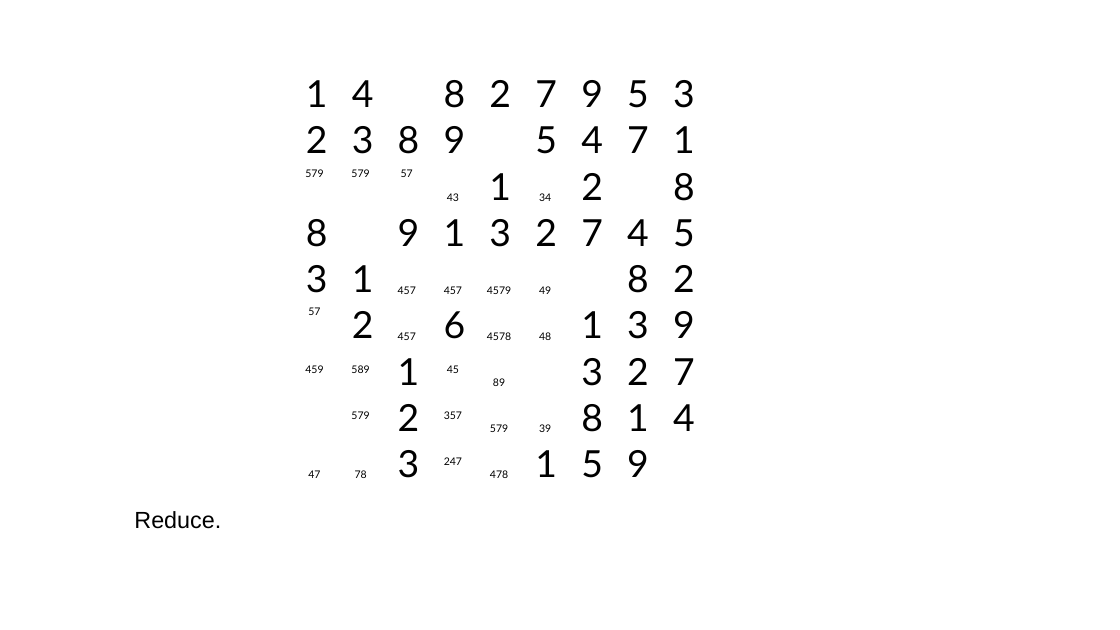
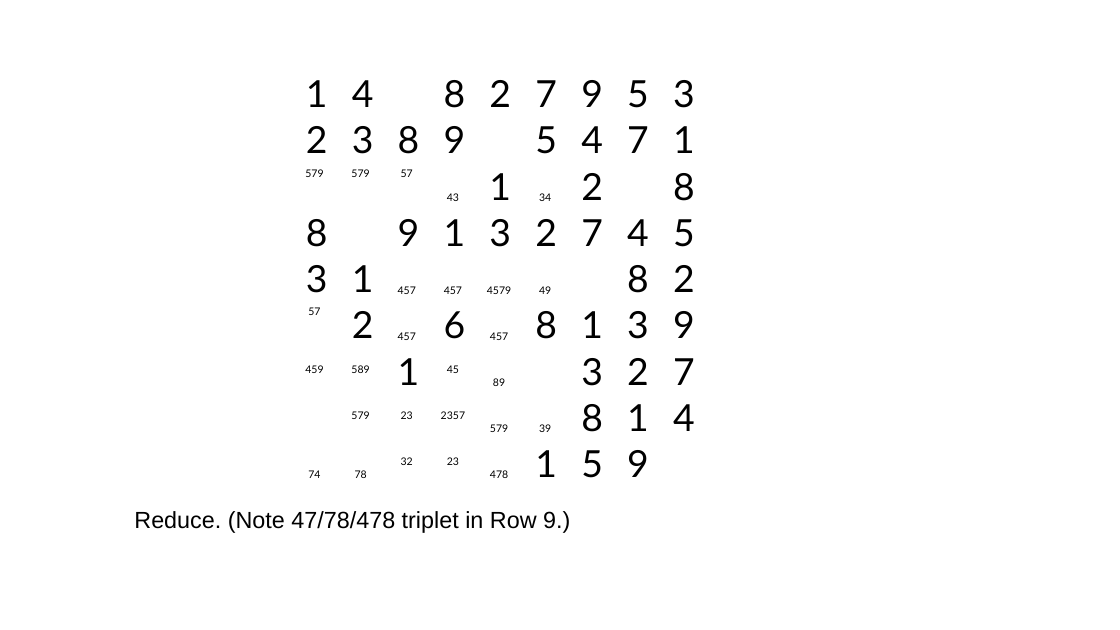
Before and after one commit to jhardis/WSJ_Number_Puzzles, a slide deck: slide 45 of 20260516_2.pptx (slide 48 before the commit). Drawn at 1120x630 pixels with LibreOffice and Linux fonts; fonts in the diff are those of the drawing; background and template pictures are left out. Boxes give left, top, right and bottom in pixels: in the first picture for what was removed or moved away, otherwise in the second. Text is boxed around its words. In the diff, an @@ line names an element or a change of style, - is before the commit and + after.

```diff
--- a/20260516_2.pptx
+++ b/20260516_2.pptx
@@ text added at bbox=[535, 311, 557, 339], 32 pt, text #000000 @@
+8
@@ text at bbox=[490, 332, 508, 340]: text changed @@
-4578
+457
@@ text removed at bbox=[539, 332, 551, 340] @@
-48
@@ text removed at bbox=[398, 404, 420, 431] @@
-2
@@ text at bbox=[401, 411, 413, 419]: text changed; size 32 to 9 pt @@
-3
+23
@@ text at bbox=[441, 411, 465, 419]: text changed @@
-357
+2357
@@ text at bbox=[308, 470, 320, 478]: text changed @@
-47
+74
@@ text added at bbox=[401, 457, 413, 465], 9 pt, text #000000 @@
+32
@@ text at bbox=[447, 457, 459, 465]: text changed @@
-247
+23
@@ text at bbox=[134, 511, 570, 533]: text changed @@
-Reduce.
+Reduce. (Note 47/78/478 triplet in Row 9.)
```
Also in this commit, not shown: 37 other slides changed, 5 slides removed.
